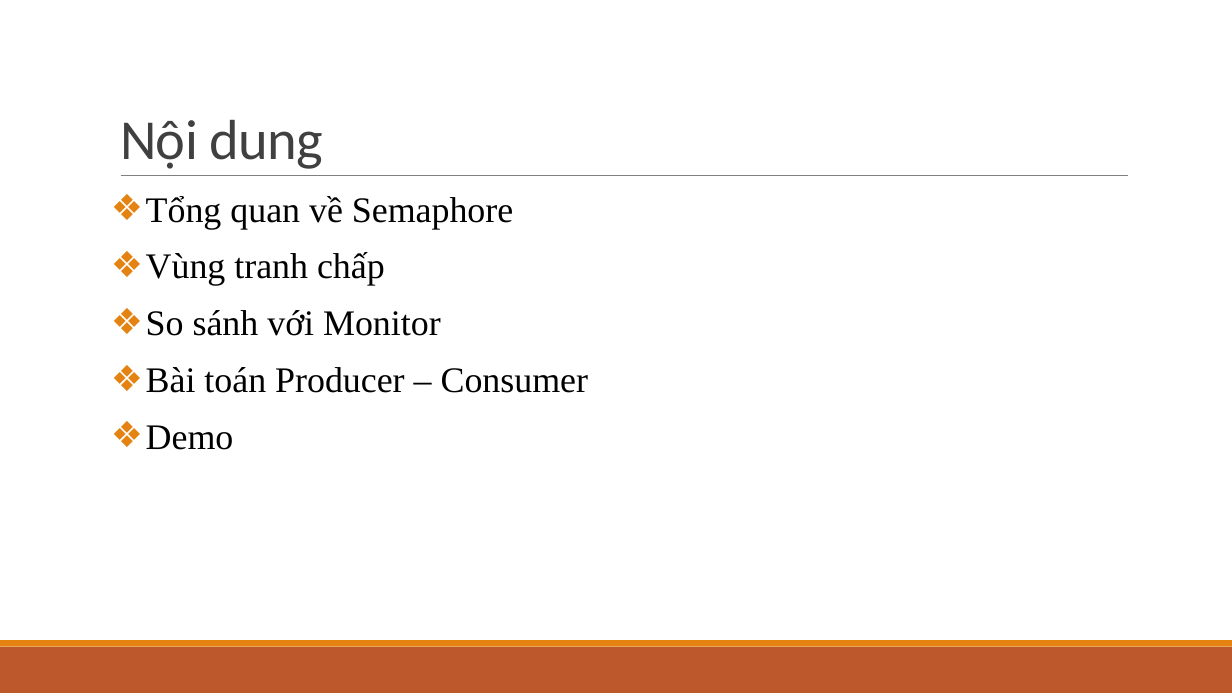
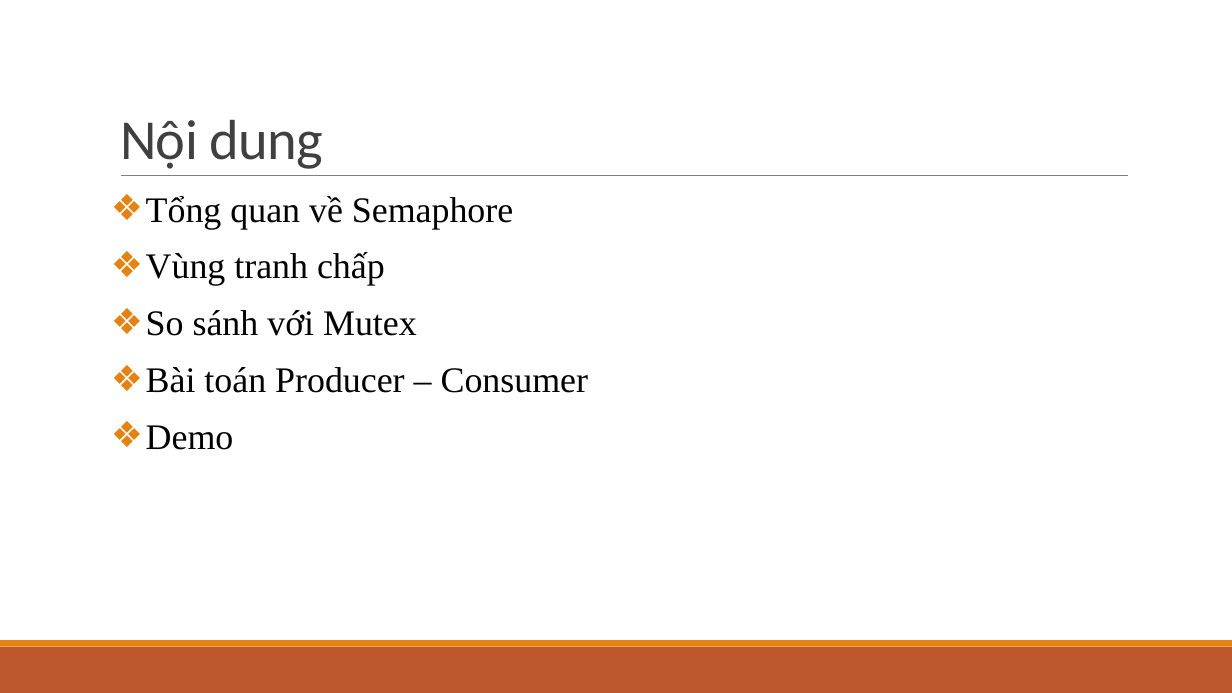
Before and after one commit to sunny-THS/Semaphore_CP, a slide deck: slide 3 of BaoCaoPPT.pptx. Drawn at 1232x693 pixels with LibreOffice and Linux fonts; fonts in the diff are those of the drawing. Boxes give left, top, right and bottom in pixels: in the first picture for what was removed or moved away, otherwise in the second. Text is boxed around its words. In the diff, an @@ line names an element or a change of style, - is before the commit and + after.

Commit message:
bao cao

```diff
--- a/BaoCaoPPT.pptx
+++ b/BaoCaoPPT.pptx
@@ text at (x1=146, y1=310, x2=417, y2=336): text changed @@
-❖ So sánh với Monitor
+❖ So sánh với Mutex
```
Also in this commit, not shown: 1 slide added.
